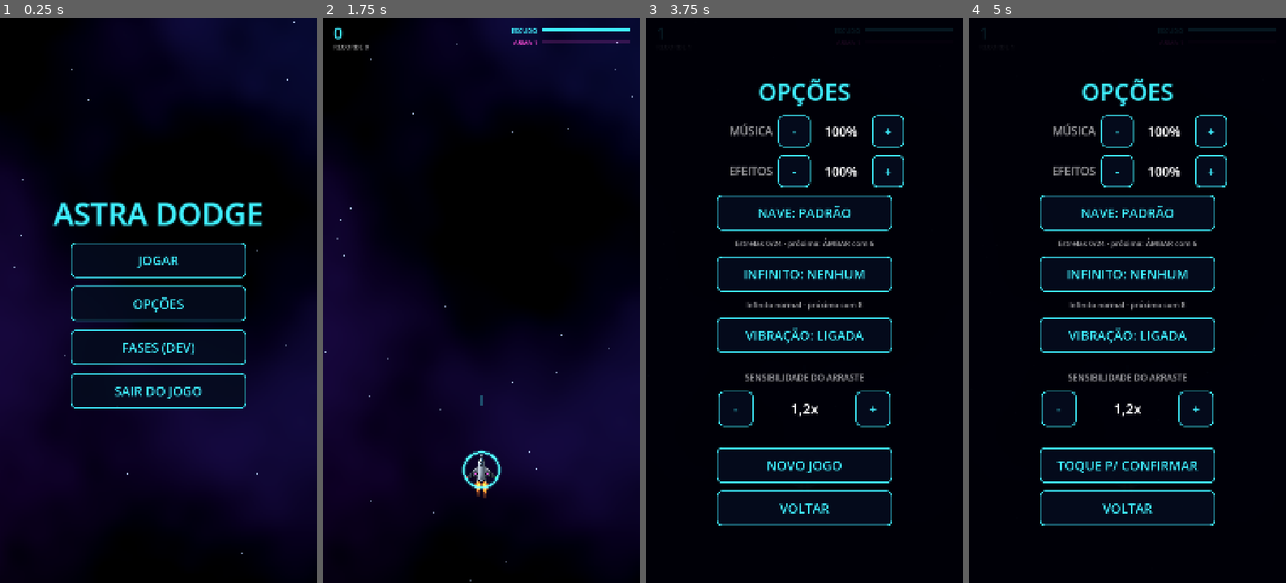
Above: before the commit, frames 1-4 (left to right).
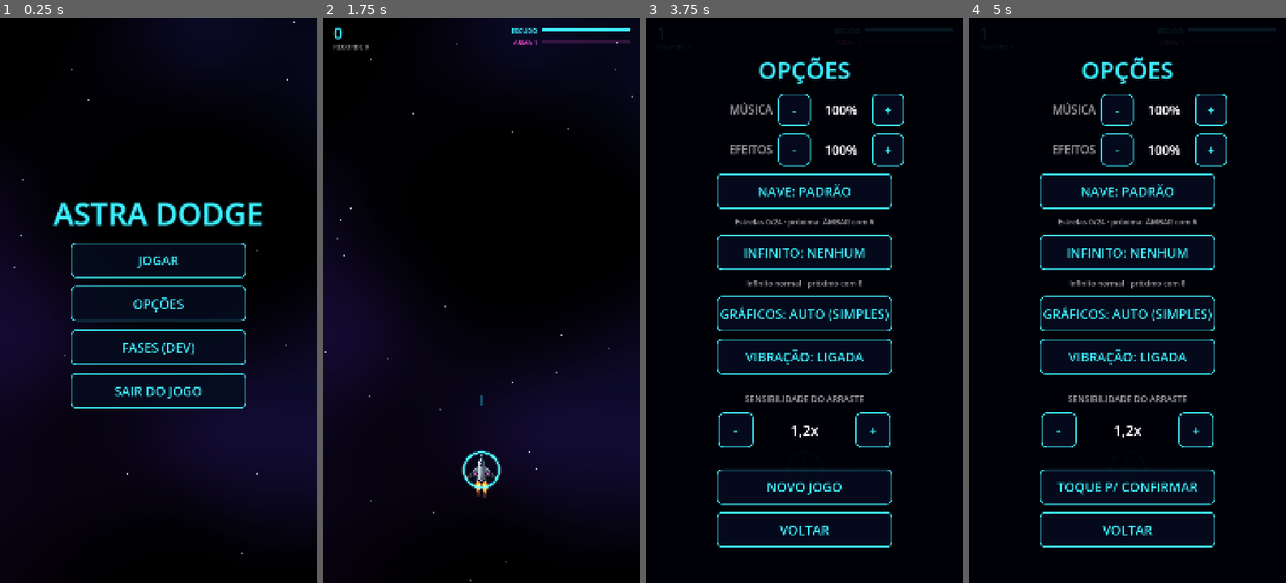
Above: after the commit, the same moments.

Repository: mprovensi/AstraDodge
Game: Godot game, scene res://scenes/main.tscn
Same seed, same stepped clock (60 frames per second), same inputs: the game is played once before the commit and once after it. Sound files missing from this copy of the repository are replaced by a short silence.
Inputs (mouse positions are in pixels of both pictures, inside the frame that each line leads up to):
- Up to frame 1 (0.25 s): no input
- Up to frame 2 (1.75 s): click "JOGAR" at 0.5 s; move the mouse to (551, 272) at 1.27 s; click (551, 272) at 1.42 s
- Up to frame 3 (3.75 s): click "OPÇÕES" at 2 s; click "VOLTAR" at 2.75 s; click "OPÇÕES" at 3.5 s
- Up to frame 4 (5 s): click "NOVO JOGO" at 4.25 s

The runs differ from the first frame. In frame 1, 1.0% of the frame differs, in the area x 3-100%, y 0-38%; in frame 2, 1.0%; in frame 3, 12%; in frame 4, 13%, in the area x 22-82%, y 6-94%.

Commit message:
Opcao Graficos (Auto/Completo/Simples): no simples a nebulosa fica leve e o brilho desliga; teste do tiro que nao atravessa rocha
Co-Authored-By: Claude Opus 5.5 <noreply@anthropic.com>

Diff:
--- a/scripts/game.gd
+++ b/scripts/game.gd
@@ -58,6 +58,7 @@
 	daily_best = cfg.get_value("daily", "best", 0)
 	skin = clampi(cfg.get_value("options", "skin", 0), 0, SKINS.size() - 1)
 	mod = clampi(cfg.get_value("options", "mod", 0), 0, MODS.size() - 1)
+	graphics = clampi(cfg.get_value("options", "graphics", 0), 0, 2)
 
 
 func save_data() -> void:
@@ -79,6 +80,7 @@
 	cfg.set_value("daily", "best", daily_best)
 	cfg.set_value("options", "skin", skin)
 	cfg.set_value("options", "mod", mod)
+	cfg.set_value("options", "graphics", graphics)
 	cfg.save(SAVE_PATH)
 
 
@@ -262,3 +264,22 @@
 
 func mod_bonus() -> float:
 	return float(MODS[mod][3]) if mod_unlocked(mod) else 1.0
+
+
+# ---------------------------------------------------------------- gráficos
+
+## 0 = automático, 1 = completo, 2 = simples (salvo). Automático: simples quando o aparelho
+## roda no modo de compatibilidade (GPU antiga sem Vulkan completo, ex.: Galaxy A5 2017).
+const GRAPHICS_NAMES := ["AUTO", "COMPLETO", "SIMPLES"]
+var graphics := 0
+
+
+func graphics_simple() -> bool:
+	if graphics == 0:
+		return RenderingServer.get_current_rendering_method() == "gl_compatibility"
+	return graphics == 2
+
+
+func next_graphics() -> void:
+	graphics = (graphics + 1) % GRAPHICS_NAMES.size()
+	save_data()
--- a/scripts/hud.gd
+++ b/scripts/hud.gd
@@ -93,6 +93,7 @@
 var _skin_info: Label
 var _mod_button: Button
 var _mod_info: Label
+var _graphics_button: Button
 var _sensitivity_label: Label
 var _new_game_button: Button
 var _new_game_armed := 0.0  # > 0: aguardando o toque de confirmação
@@ -640,6 +641,13 @@
 	_mod_info = _make_label("", 26, Palette.TEXT_DIM)
 	box.add_child(_mod_info)
 
+	# Gráficos: Automático (simples em celular antigo) / Completo / Simples.
+	_graphics_button = _make_button("")
+	_graphics_button.pressed.connect(func() -> void:
+		Game.next_graphics()
+		_on_option_changed())
+	box.add_child(_graphics_button)
+
 	_vibration_button = _make_button("")
 	_vibration_button.pressed.connect(func() -> void:
 		Game.vibration_enabled = not Game.vibration_enabled
@@ -752,6 +760,10 @@
 			next_mod = " · próximo com %d" % x[2]
 			break
 	_mod_info.text = "%s%s" % [m[4], next_mod]
+	var gname: String = Game.GRAPHICS_NAMES[Game.graphics]
+	if Game.graphics == 0:
+		gname += " (%s)" % ("SIMPLES" if Game.graphics_simple() else "COMPLETO")
+	_graphics_button.text = "GRÁFICOS: %s" % gname
 	_set_toggle(_vibration_button, "VIBRAÇÃO", Game.vibration_enabled, "LIGADA", "DESLIGADA")
 	_sensitivity_label.text = ("%.1fx" % Game.sensitivity).replace(".", ",")
 
--- a/scripts/main.gd
+++ b/scripts/main.gd
@@ -100,6 +100,7 @@
 var _mod := "none"                      # modificador do Infinito nesta partida (Game.MODS)
 var _mod_bonus := 1.0
 var _env: Environment
+var _gfx_simple := -1                   # gráficos simples aplicados (-1 = ainda não)
 
 
 func _ready() -> void:
@@ -191,7 +192,23 @@
 			ship.move_by(drag.relative * Game.sensitivity)
 
 
+## Brilho neon: desligado no modificador Retrô e nos gráficos simples (pesa em GPU antiga).
+func _update_glow() -> void:
+	_env.glow_enabled = _mod != "retro" and not Game.graphics_simple()
+
+
+## Opção Gráficos (Automático/Completo/Simples): aplica quando muda (inclusive na 1ª vez).
+func _apply_graphics() -> void:
+	var simple := Game.graphics_simple()
+	if int(simple) == _gfx_simple:
+		return
+	_gfx_simple = int(simple)
+	nebula.set_simple(simple)
+	_update_glow()
+
+
 func _process(delta: float) -> void:
+	_apply_graphics()
 	match state:
 		State.PLAYING:
 			time_scale = move_toward(time_scale, 1.0, delta * 6.0)
@@ -239,7 +256,7 @@
 	_new_run()
 	director = null  # o menu não roda linha do tempo
 	_mod = "none"
-	_env.glow_enabled = true
+	_update_glow()
 	ship.visible = false
 	hud.clear_hint()
 	_set_state(State.MENU)
@@ -357,7 +374,7 @@
 	_mod_bonus = Game.mod_bonus() if _mod != "none" else 1.0
 	if _mod == "bosses":
 		director.generator.boss_every = EndlessGenerator.BOSS_EVERY * 0.5
-	_env.glow_enabled = _mod != "retro"
+	_update_glow()
 	nebula.set_colors(SECTORS[_biome].nebula_a, SECTORS[_biome].nebula_b)
 	Sfx.play_music(SECTORS[_biome].music)
 
--- a/scripts/nebula.gd
+++ b/scripts/nebula.gd
@@ -62,3 +62,8 @@
 
 func _draw() -> void:
 	draw_rect(Rect2(-Vector2.ONE * MARGIN, view_size + Vector2.ONE * MARGIN * 2.0), Color.WHITE)
+
+
+## Gráficos simples: menos camadas de ruído (celular antigo).
+func set_simple(simple: bool) -> void:
+	_material.set_shader_parameter("octaves", 2 if simple else 4)
--- a/shaders/nebula.gdshader
+++ b/shaders/nebula.gdshader
@@ -7,6 +7,7 @@
 uniform float intensity = 0.85;
 uniform float scroll = 0.0;          // avanço vertical (atualizado pelo script)
 uniform vec2 aspect = vec2(1.0, 2.2); // proporção da tela (largura, altura)
+uniform int octaves = 4;              // gráficos simples: 2 (bem mais leve em celular antigo)
 
 // Hash sem seno (estável em GPU de celular, sem "blocos").
 float hash(vec2 p) {
@@ -28,6 +29,9 @@
 	float a = 0.5;
 	mat2 rot = mat2(vec2(0.8, 0.6), vec2(-0.6, 0.8));  // gira cada camada: esconde a grade
 	for (int i = 0; i < 4; i++) {
+		if (i >= octaves) {
+			break;
+		}
 		v += a * noise(p);
 		p = rot * p * 2.03 + vec2(1.7, 9.2);
 		a *= 0.5;
--- a/tests/smoke_test.gd
+++ b/tests/smoke_test.gd
@@ -1087,6 +1087,21 @@
 	assert(not main._env.glow_enabled, "retrô desliga o brilho")
 	main.start_daily()
 	assert(main._mod == "none" and main._env.glow_enabled, "o Desafio do Dia ignora modificadores")
+	# Tiro não atravessa rocha em quadro longo (celular lento): o trajeto inteiro é testado.
+	main.asteroids.asteroids.clear()
+	main.asteroids.spawn_dust(Vector2(300, 500), 30.0, 1, Vector2.ZERO)
+	assert(main.asteroids.hit_test(Vector2(300, 440)) == null, "o ponto final sozinho erraria")
+	assert(main.asteroids.hit_test(Vector2(300, 440), {}, Vector2(300, 560)) != null, "o trajeto acerta a rocha")
+	main.asteroids.asteroids.clear()
+
+	# Gráficos simples: nebulosa leve e sem brilho; volta ao completo.
+	game.graphics = 2
+	main._process(DT)
+	assert(not main._env.glow_enabled, "gráficos simples: sem brilho (e nebulosa leve)")
+	game.graphics = 1
+	main._process(DT)
+	assert(main._env.glow_enabled, "gráficos completos voltam o brilho")
+	game.graphics = 0
 	game.mod = 0
 	game.skin = 0
 	game.sector_stars = saved_stars
